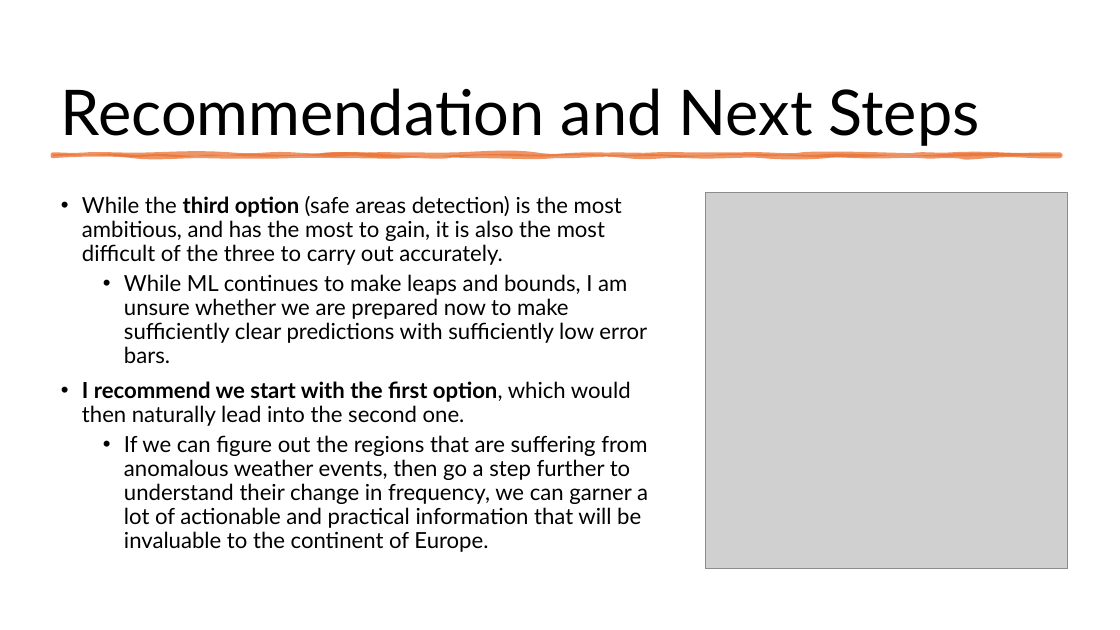
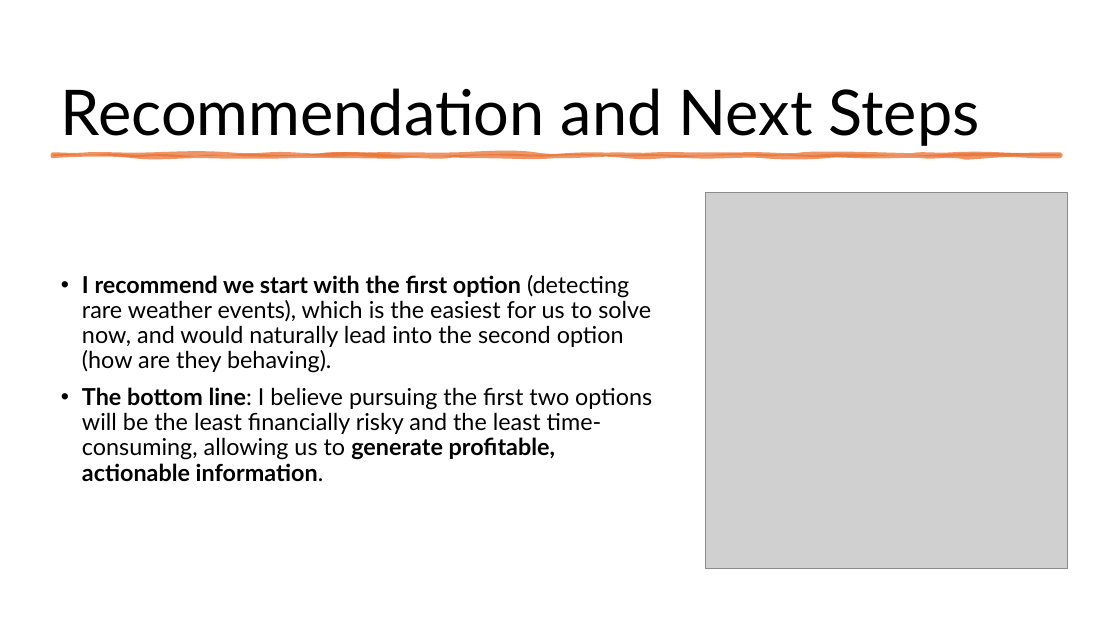
Before and after one commit to john-phil/ClimateWins-Unsupervised-ML, a slide deck: slide 13 of Project Overview/ClimateWins Final Presentation.pptx (slide 14 before the commit). Drawn at 1120x630 pixels with LibreOffice and Linux fonts; fonts in the diff are those of the drawing; grey boxes stand for pictures. Boxes give left, top, right and bottom in pixels: in the first picture for what was removed or moved away, otherwise in the second. Text is boxed around its words. In the diff, an @@ line names an element or a change of style, - is before the commit and + after.

```diff
--- a/Project Overview/ClimateWins Final Presentation.pptx
+++ b/Project Overview/ClimateWins Final Presentation.pptx
@@ text "I recommend we start with ..." at (x1=82, y1=275, x2=652, y2=482): vertical alignment top to middle @@
@@ text at (x1=82, y1=275, x2=652, y2=482): text changed; size 19 to 20 pt @@
-• While the third option (safe areas detection) is the most ambitious, and has the most to gain, it is also the most difficult of the three to carry out accurately.
-  • While ML continues to make leaps and bounds, I am unsure whether we are prepared now to make sufficiently clear predictions with sufficiently low error bars.
-• I recommend we start with the first option, which would then naturally lead into the second one.
-  • If we can figure out the regions that are suffering from anomalous weather events, then go a step further to understand their change in frequency, we can garner a lot of actionable and practical information that will be invaluable to the continent of Europe.
+• I recommend we start with the first option (detecting rare weather events), which is the easiest for us to solve now, and would naturally lead into the second option (how are they behaving).
+• The bottom line: I believe pursuing the first two options will be the least financially risky and the least time-consuming, allowing us to generate profitable, actionable information.
```
Also in this commit, not shown: 7 other slides changed, 1 slide added, 2 slides removed.
